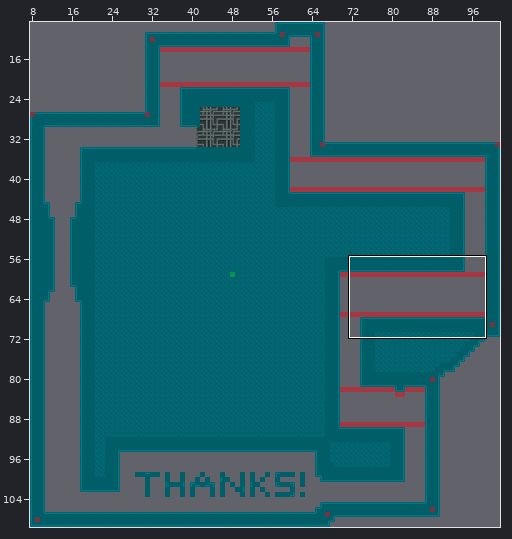
Two states of a Tiled map (JSON), assets/jsons/levels/level21.json. The first picture is a wide view before the edit; the outline marks the close-up.
Close-up. Before:
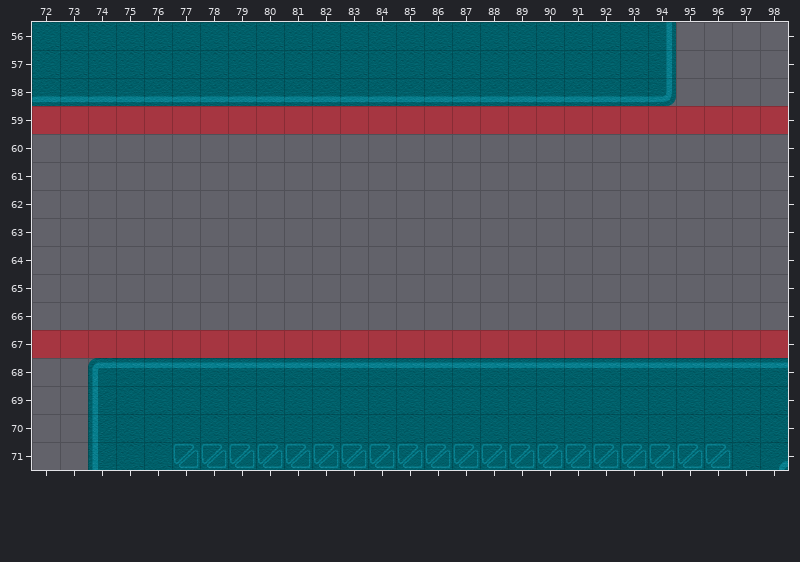
Cells are 64x64 px. Shown: x 72..98, y 56..71. The commit also changed other parts of the map, which this record leaves out. Not drawn, because the pictures are missing: unchanged layer "Terrain".
After the commit:
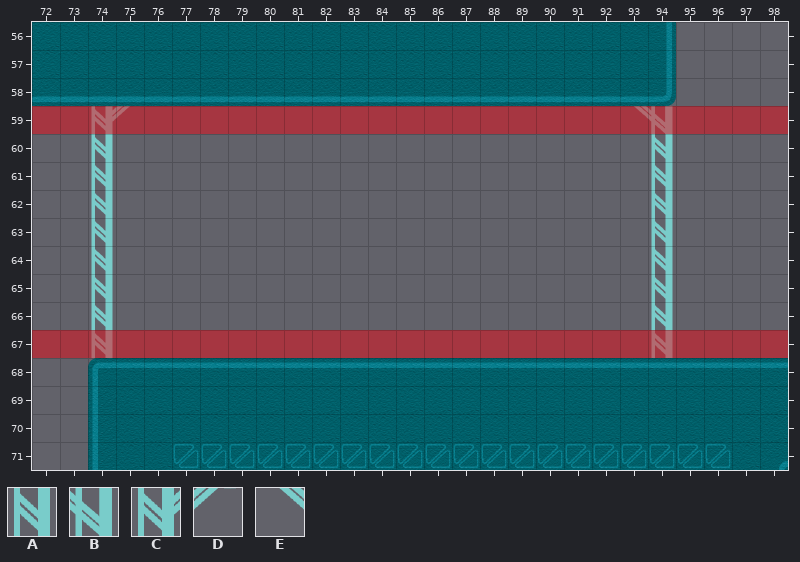
Key: from "supports": A 0 "supports", B 3 "supports", C 4 "supports", D 5 "supports", E 6 "supports".
_ is an empty cell.
Changes in this commit:
Layer "Supports":
Tile A now appears in rows 60 to 67 at x 74 and 94.
Tile B now appears in row 59 at x 94.
Tile C now appears in row 59 at x 74.
Tile D now appears in row 59 at x 75.
Tile E now appears in row 59 at x 93.
Where, in picture pixels (left, top, right, bottom), the same in both close-ups:
added: (91, 106, 138, 358)
added: (634, 106, 673, 358)
